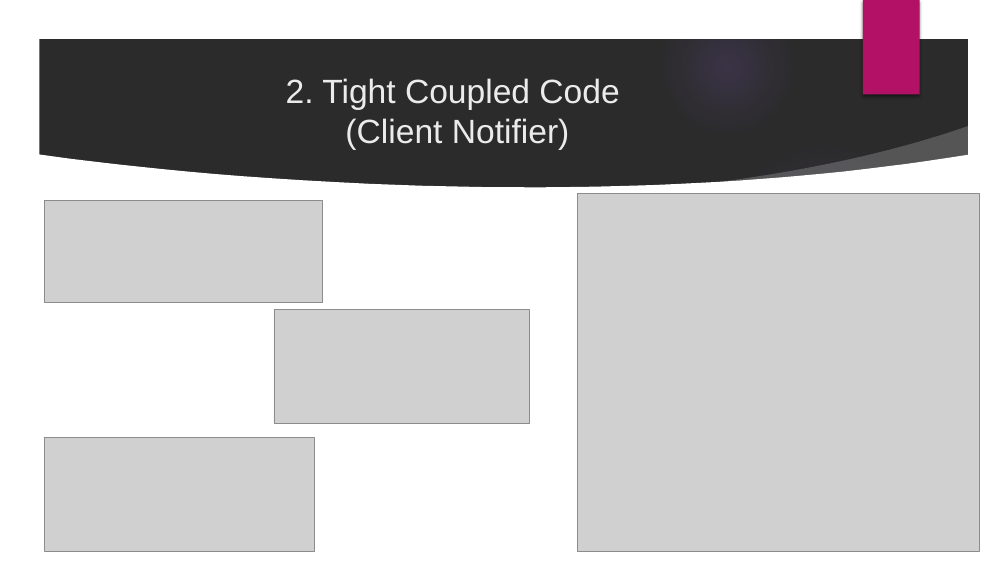
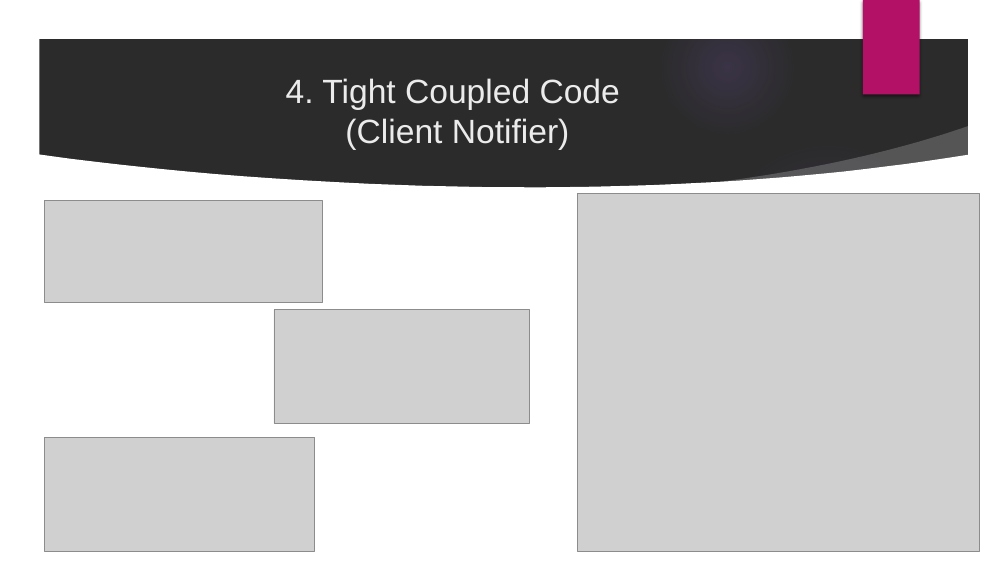
Before and after one commit to velizar92/DependencyInjectionDemos, a slide deck: slide 9 of Dependency Injection.pptx. Drawn at 1008x567 pixels with LibreOffice and Linux fonts; fonts in the diff are those of the drawing; grey boxes stand for pictures; background and template pictures are left out; a plain dark background stands for a picture behind light text. Boxes give left, top, right and bottom in pixels: in the first picture for what was removed or moved away, otherwise in the second. Text is boxed around its words. In the diff, an @@ line names an element or a change of style, - is before the commit and + after.

```diff
--- a/Dependency Injection.pptx
+++ b/Dependency Injection.pptx
@@ title at <box>286,78,620,150</box>: text changed @@
-2. Tight Coupled Code
-(Client Notifier)
+4. Tight Coupled Code
+(Client Notifier)
```
Also in this commit, not shown: 3 other slides changed.
